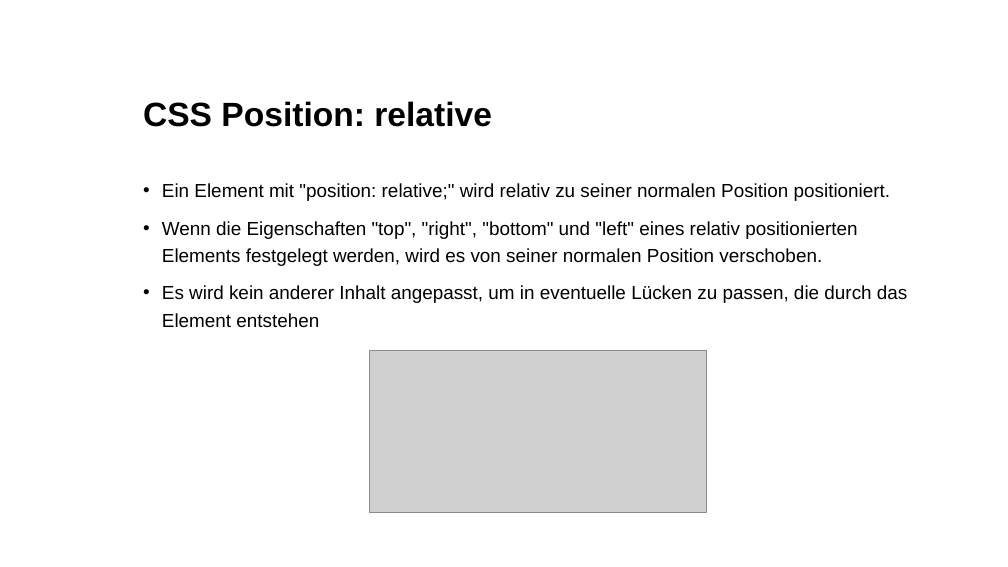
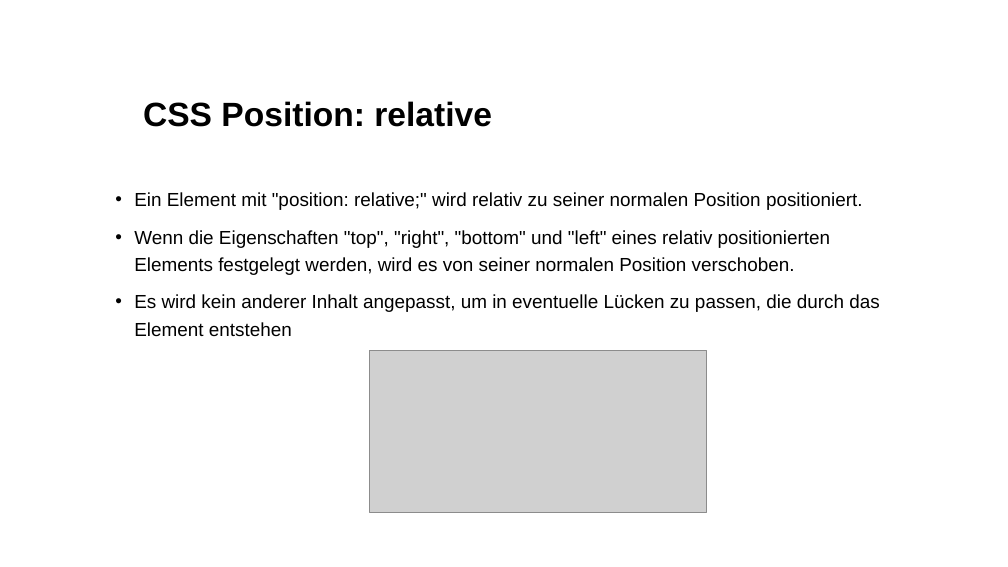
Before and after one commit to kodo89/Webentwicklung_23_24, a slide deck: slide 18 of 3. CSS/Slides/CSS Grundlagen 2.pptx (slide 17 before the commit). Drawn at 1008x567 pixels with LibreOffice and Linux fonts; fonts in the diff are those of the drawing; grey boxes stand for pictures; background and template pictures are left out. Boxes give left, top, right and bottom in pixels: in the first picture for what was removed or moved away, otherwise in the second. Text is boxed around its words. In the diff, an @@ line names an element or a change of style, - is before the commit and + after.

```diff
--- a/3. CSS/Slides/CSS Grundlagen 2.pptx
+++ b/3. CSS/Slides/CSS Grundlagen 2.pptx
@@ text "Ein Element mit "position: relative;" ...": place and size @@
-text "Ein Element mit "position: relative;" ..." at (162, 183, 907, 328)
+text "Ein Element mit "position: relative;" ..." at (134, 192, 879, 337)
```
Also in this commit, not shown: 6 other slides changed, 15 slides added, 15 other files.
